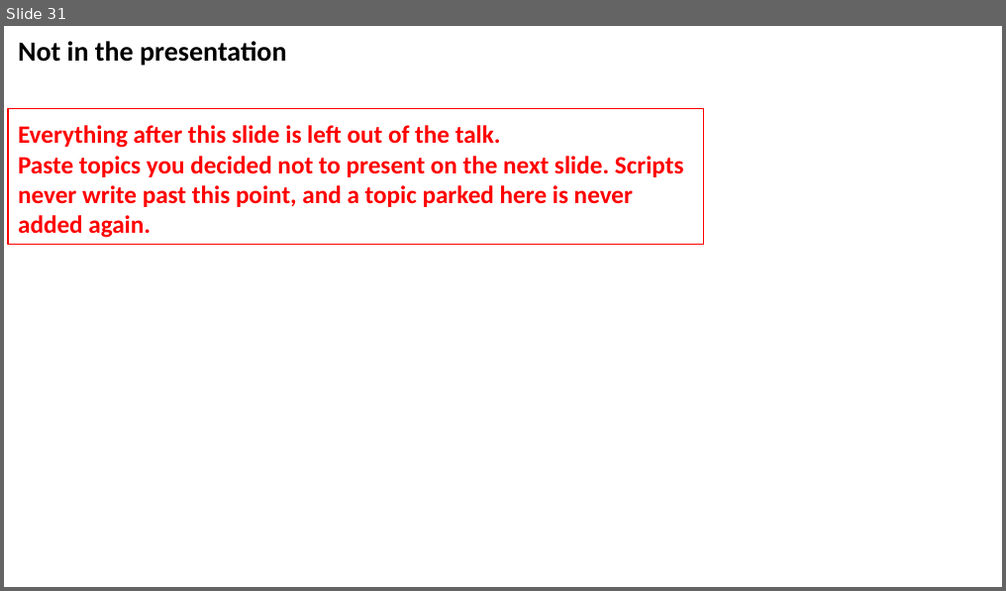
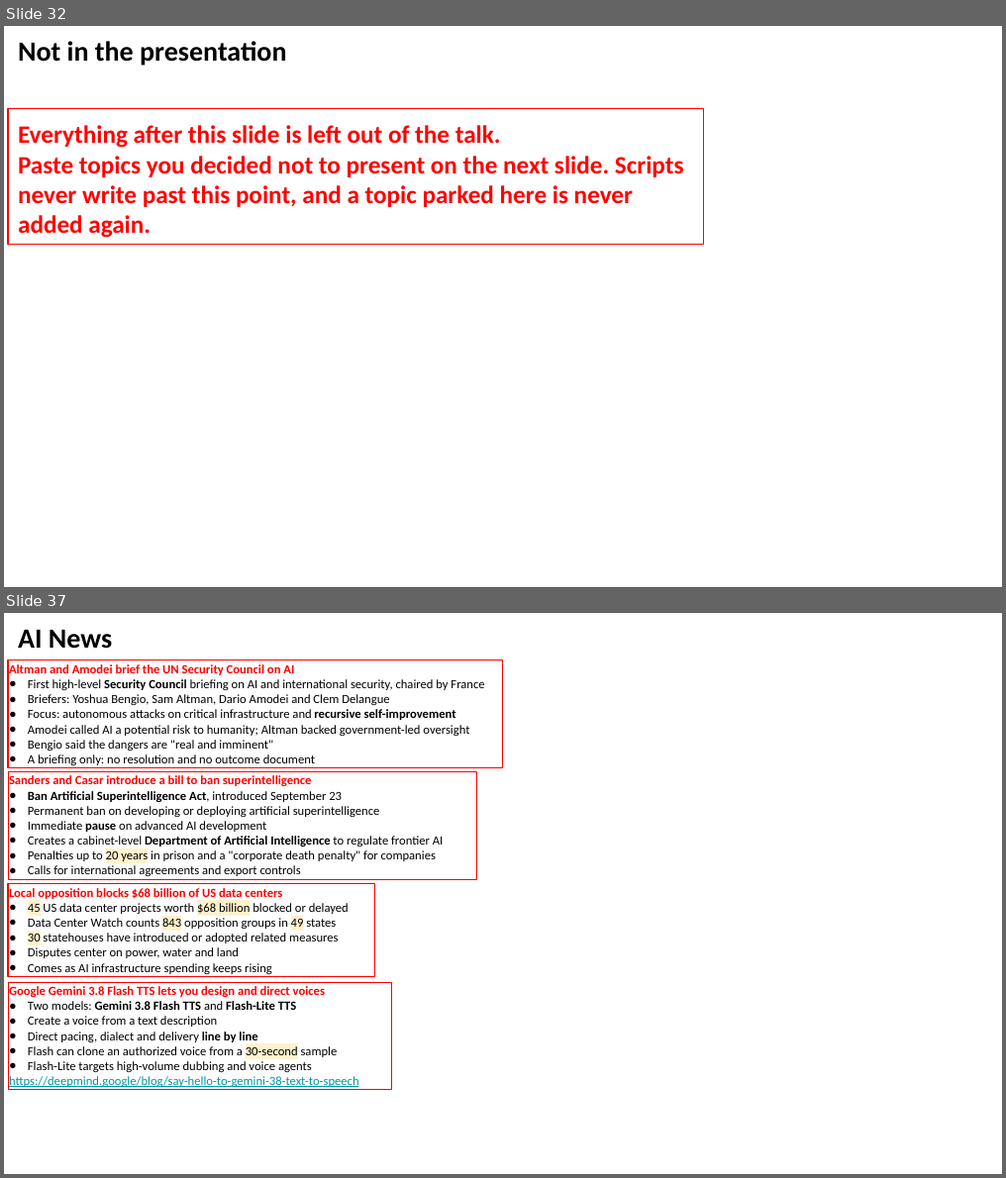
Before and after one commit to lselector/seminar, a slide deck: 2026/2026-09-25-AI-News.pptx. Shown one above the other, each under a label of ours: slide 31 before the commit, slides 32 and 37 after it; the slides between them are not shown. The pictures are 1006x591 and 1006x1178 pixels, drawn with LibreOffice and Linux fonts; fonts in the diff are those of the drawing. Boxes give left, top, right and bottom in pixels: in the first picture for what was removed or moved away, otherwise in the second. Text is boxed around its words. In the diff, an @@ line names an element or a change of style, - is before the commit and + after.

```diff
--- a/2026/2026-09-25-AI-News.pptx
+++ b/2026/2026-09-25-AI-News.pptx
@@ slide 37 added at <box>4,613,1002,1174</box>, background #FFFFFF @@
@@ text added at <box>18,629,112,649</box>, 20 pt, text #000000, bold @@
+AI News
@@ rectangle added at <box>8,660,503,767</box>, outline #FF0000 0.75 pt, 9 pt, text #000000 @@
+Altman and Amodei brief the UN Security Council on AI
+● First high-level Security Council briefing on AI and international security, chaired by France
+● Briefers: Yoshua Bengio, Sam Altman, Dario Amodei and Clem Delangue
+● Focus: autonomous attacks on critical infrastructure and recursive self-improvement
+● Amodei called AI a potential risk to humanity; Altman backed government-led oversight
+● Bengio said the dangers are "real and imminent"
+● A briefing only: no resolution and no outcome document
@@ rectangle added at <box>8,771,477,879</box>, outline #FF0000 0.75 pt, 9 pt, text #000000 @@
+Sanders and Casar introduce a bill to ban superintelligence
+● Ban Artificial Superintelligence Act, introduced September 23
+● Permanent ban on developing or deploying artificial superintelligence
+● Immediate pause on advanced AI development
+● Creates a cabinet-level Department of Artificial Intelligence to regulate frontier AI
+● Penalties up to 20 years in prison and a "corporate death penalty" for companies
+● Calls for international agreements and export controls
@@ rectangle added at <box>8,884,374,977</box>, outline #FF0000 0.75 pt, 9 pt, text #000000 @@
+Local opposition blocks $68 billion of US data centers
+● 45 US data center projects worth $68 billion blocked or delayed
+● Data Center Watch counts 843 opposition groups in 49 states
+● 30 statehouses have introduced or adopted related measures
+● Disputes center on power, water and land
+● Comes as AI infrastructure spending keeps rising
@@ rectangle added at <box>8,982,392,1090</box>, outline #FF0000 0.75 pt, 9 pt, text #000000 @@
+Google Gemini 3.8 Flash TTS lets you design and direct voices
+● Two models: Gemini 3.8 Flash TTS and Flash-Lite TTS
+● Create a voice from a text description
+● Direct pacing, dialect and delivery line by line
+● Flash can clone an authorized voice from a 30-second sample
+● Flash-Lite targets high-volume dubbing and voice agents
+https://deepmind.google/blog/say-hello-to-gemini-38-text-to-speech
@@ what was slide 31 is now slide 32 @@
```
Also in this commit, not shown: 8 slides changed, 2 other slides added, 4 slides removed.
